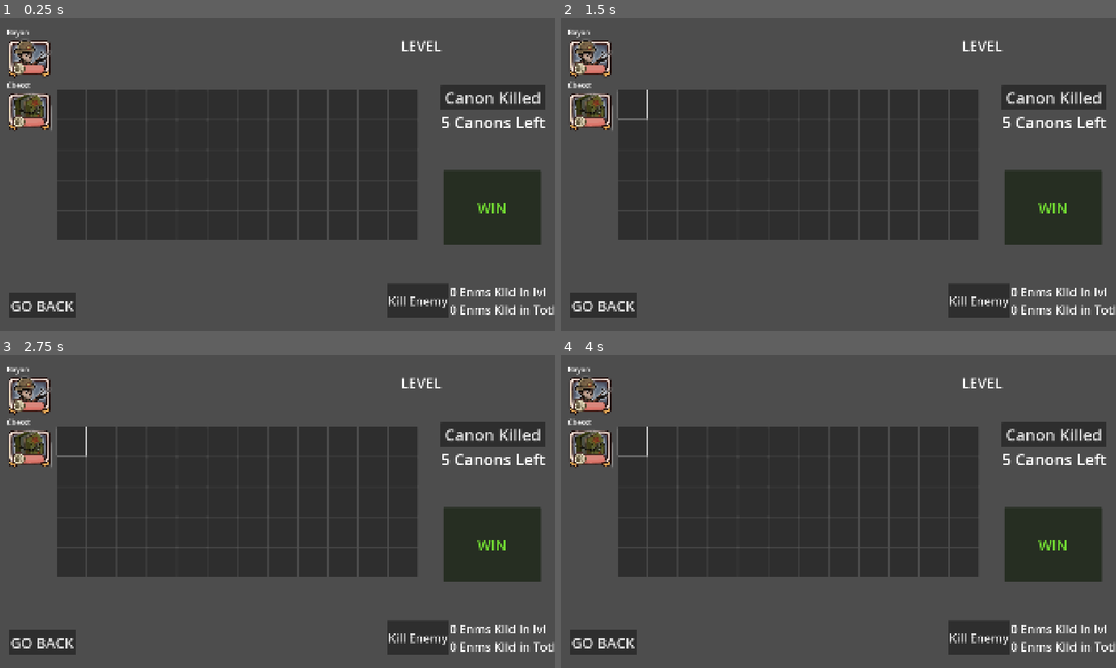
Above: before the commit, frames 1-4 (two rows, left to right).
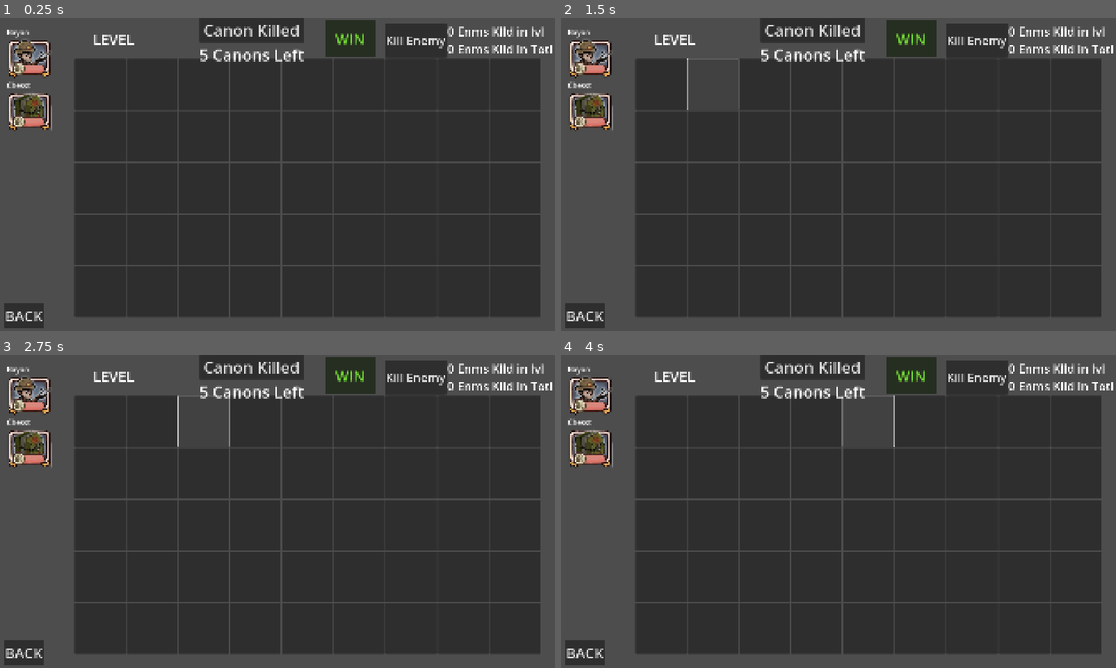
Above: after the commit, the same moments.

Repository: diablohumastudio/NvC-Data-Systems
Game: Godot game, scene res://screens/game/game.tscn
Two runs of this game, one before a commit and one after it. Both use one fixed random seed, a clock stepped at 60 frames per second and the inputs below. This scene is started directly instead of the project's main scene. The engine's default icon, where the game draws it, is replaced by a stand-in: a white triangle on a blue panel in a dark square.
Inputs (mouse positions are in pixels of both pictures, inside the frame that each line leads up to; where the layout moved, square brackets give the same spot in the first picture):
- Up to frame 1 (0.25 s): no input
- Up to frame 2 (1.5 s): click (660, 83) [633, 105] at 0.5 s; click (710, 83) at 1.27 s
- Up to frame 3 (2.75 s): click (205, 420) at 2.02 s
- Up to frame 4 (4 s): click (816, 420) at 2.77 s; click (866, 420) at 3.52 s

The runs differ from the first frame. In frame 1, 41% of the frame differs, in the area x 0-100%, y 0-100%; in frame 2, 40%; in frame 3, 40%; in frame 4, 40%.

Commit message:
placing enemies logic inside cell instead of game

Diff:
--- a/screens/game/game.gd
+++ b/screens/game/game.gd
@@ -3,23 +3,10 @@
 var level: Level : set = _set_level
 var enemies_killed: int = 0
 var canons_alive: int = GC.TOTAL_NUMBER_OF_CANONS
-var selected_ally: Ally
 
 func _set_level(new_value: Level) -> void:
 	level = new_value
 	%LevelNamePresenter.text = level.level_name
-
-func _input(event: InputEvent) -> void:
-	if !selected_ally or !(event is InputEventMouseButton) or event.is_pressed(): return
-	var new_ally_scene_container: ScAllyContainer = load("res://game_characters_scenes/allies/sc_ally_container.tscn").instantiate()
-	var mouse_click_position: Vector2
-	if event is InputEventMouseButton:
-		mouse_click_position = event.position
-	new_ally_scene_container.position = mouse_click_position
-	new_ally_scene_container.ally = selected_ally
-	new_ally_scene_container.level = selected_ally.base_level
-	add_child(new_ally_scene_container)
-	selected_ally = null
 
 func _ready() -> void:
 	_update_kill_enemy_tot_label()
@@ -28,7 +15,7 @@
 	(%AlliesSelector as AlliesSelector).ally_selected.connect(_on_allies_selector_ally_selected)
 
 func _on_allies_selector_ally_selected(ally: Ally):
-	selected_ally = ally
+	%TerrainGrid.ally_to_place = ally
 
 func _update_kill_enemy_tot_label():
 	%KillEnemyTotalLbl.text = str(UDS.get_property(UDS.PROPERTIES.ENEMIES_KILLED)) + " Enms Klld in Totl"
--- a/screens/game/game.tscn
+++ b/screens/game/game.tscn
@@ -16,10 +16,10 @@
 [node name="LevelNamePresenter" type="Label" parent="."]
 unique_name_in_owner = true
 layout_mode = 0
-offset_left = 1386.0
-offset_top = 58.0
-offset_right = 1527.0
-offset_bottom = 127.0
+offset_left = 325.0
+offset_top = 36.0
+offset_right = 466.0
+offset_bottom = 105.0
 theme_override_font_sizes/font_size = 50
 text = "LEVEL"
 
@@ -34,19 +34,21 @@
 [node name="TerrainGrid" parent="." instance=ExtResource("3_yflor")]
 unique_name_in_owner = true
 layout_mode = 0
-offset_left = 201.0
-offset_top = 248.0
-offset_right = 1445.0
-offset_bottom = 764.0
-columms = 12
+offset_left = 261.0
+offset_top = 140.0
+offset_right = 1868.0
+offset_bottom = 1031.0
+columms = 9
 rows = 5
+cell_width_px = 175
+cell_heigth_px = 175
 
 [node name="CanonHUD" type="VBoxContainer" parent="."]
 layout_mode = 0
-offset_left = 1525.0
-offset_top = 231.0
-offset_right = 1884.0
-offset_bottom = 395.0
+offset_left = 692.0
+offset_top = -2.0
+offset_right = 1051.0
+offset_bottom = 162.0
 
 [node name="CanonKilledBtn" type="Button" parent="CanonHUD"]
 layout_mode = 2
@@ -62,19 +64,19 @@
 [node name="WinBtn" type="Button" parent="."]
 modulate = Color(0.517647, 1, 0.227451, 1)
 layout_mode = 0
-offset_left = 1533.0
-offset_top = 525.0
-offset_right = 1871.0
-offset_bottom = 781.0
+offset_left = 1126.0
+offset_top = 6.0
+offset_right = 1298.0
+offset_bottom = 133.0
 theme_override_font_sizes/font_size = 50
 text = "WIN"
 
 [node name="KilledEnemiesHUD" type="HBoxContainer" parent="."]
 layout_mode = 0
-offset_left = 1340.0
-offset_top = 916.0
-offset_right = 2083.0
-offset_bottom = 1072.0
+offset_left = 1332.0
+offset_top = 17.0
+offset_right = 2075.0
+offset_bottom = 173.0
 scale = Vector2(0.75, 0.75)
 
 [node name="KillEnemyBtn" type="Button" parent="KilledEnemiesHUD"]
@@ -99,12 +101,12 @@
 
 [node name="GoBackBtn" type="Button" parent="."]
 layout_mode = 0
-offset_left = 36.0
-offset_top = 948.0
-offset_right = 263.0
-offset_bottom = 1034.0
+offset_left = 17.0
+offset_top = 983.0
+offset_right = 155.0
+offset_bottom = 1069.0
 theme_override_font_sizes/font_size = 50
-text = "GO BACK"
+text = "BACK"
 
 [connection signal="pressed" from="CanonHUD/CanonKilledBtn" to="." method="_on_canon_killed_btn_pressed"]
 [connection signal="pressed" from="WinBtn" to="." method="_on_win_btn_pressed"]
--- a/screens/game/terrain_grid/cell/cell.gd
+++ b/screens/game/terrain_grid/cell/cell.gd
@@ -1 +1,11 @@
 class_name Cell extends Button
+
+var ally: Ally
+const SC_ALLY_CONTAINER_PKSC: PackedScene = preload("uid://bhw8iapb537a1")
+
+func _on_pressed() -> void:
+	if !ally: return
+	var new_ally_scene_container: ScAllyContainer = SC_ALLY_CONTAINER_PKSC.instantiate()
+	new_ally_scene_container.ally = ally
+	new_ally_scene_container.level = ally.base_level
+	add_child(new_ally_scene_container)
--- a/screens/game/terrain_grid/cell/cell.tscn
+++ b/screens/game/terrain_grid/cell/cell.tscn
@@ -5,3 +5,5 @@
 [node name="Cell" type="Button"]
 custom_minimum_size = Vector2(192, 180)
 script = ExtResource("1_xlwsx")
+
+[connection signal="pressed" from="." to="." method="_on_pressed"]
--- a/screens/game/terrain_grid/terrain_grid.gd
+++ b/screens/game/terrain_grid/terrain_grid.gd
@@ -7,26 +7,33 @@
 @export var cell_width_px: int : set = _set_cell_width_px
 @export var cell_heigth_px: int : set = _set_cell_heigth_px
 
-var cell_pksc: PackedScene = load("res://screens/game/terrain_grid/cell/cell.tscn")
+const CELL_PKSC: PackedScene = preload("res://screens/game/terrain_grid/cell/cell.tscn")
+
+var ally_to_place: Ally : set = _set_ally_to_place
+
+func _set_ally_to_place(new_value: Ally):
+	ally_to_place = new_value
+	for cell in %CellsContainer.get_children():
+		cell.ally = ally_to_place
 
 func _set_columns(new_value: int):
 	columms = new_value
-	if Engine.is_editor_hint():
+	if Engine.is_editor_hint() and is_inside_tree():
 		_set_visuals()
 
 func _set_rows(new_value: int):
 	rows = new_value
-	if Engine.is_editor_hint():
+	if Engine.is_editor_hint() and is_inside_tree():
 		_set_visuals()
 
 func _set_cell_width_px(new_value: int):
 	cell_width_px = new_value
-	if Engine.is_editor_hint():
+	if Engine.is_editor_hint() and is_inside_tree():
 		_set_visuals()
 
 func _set_cell_heigth_px(new_value: int):
 	cell_heigth_px = new_value
-	if Engine.is_editor_hint():
+	if Engine.is_editor_hint() and is_inside_tree():
 		_set_visuals()
 
 func _set_visuals():
@@ -35,10 +42,11 @@
 	for child in %CellsContainer.get_children():
 		child.queue_free()
 	for ii in cells_number:
-		var new_cell: Cell = cell_pksc.instantiate()
+		var new_cell: Cell = CELL_PKSC.instantiate()
 		new_cell.custom_minimum_size = Vector2(cell_width_px, cell_heigth_px)
 		new_cell.size =  Vector2(cell_width_px, cell_heigth_px)
 		%CellsContainer.add_child(new_cell)
 
 func _ready() -> void:
+	if !is_inside_tree(): return
 	_set_visuals()
--- a/screens/game/terrain_grid/terrain_grid.tscn
+++ b/screens/game/terrain_grid/terrain_grid.tscn
@@ -8,7 +8,7 @@
 offset_right = 156.0
 offset_bottom = 198.0
 script = ExtResource("1_ppx26")
-columms = 3
+columms = 4
 rows = 3
 cell_width_px = 100
 cell_heigth_px = 100
@@ -16,4 +16,17 @@
 [node name="CellsContainer" type="GridContainer" parent="."]
 unique_name_in_owner = true
 layout_mode = 2
-columns = 3
+columns = 4
+
+[connection signal="pressed" from="CellsContainer/Cell" to="CellsContainer/Cell" method="_on_pressed"]
+[connection signal="pressed" from="CellsContainer/@Button@23345" to="CellsContainer/@Button@23345" method="_on_pressed"]
+[connection signal="pressed" from="CellsContainer/@Button@23346" to="CellsContainer/@Button@23346" method="_on_pressed"]
+[connection signal="pressed" from="CellsContainer/@Button@23347" to="CellsContainer/@Button@23347" method="_on_pressed"]
+[connection signal="pressed" from="CellsContainer/@Button@23348" to="CellsContainer/@Button@23348" method="_on_pressed"]
+[connection signal="pressed" from="CellsContainer/@Button@23349" to="CellsContainer/@Button@23349" method="_on_pressed"]
+[connection signal="pressed" from="CellsContainer/@Button@23350" to="CellsContainer/@Button@23350" method="_on_pressed"]
+[connection signal="pressed" from="CellsContainer/@Button@23351" to="CellsContainer/@Button@23351" method="_on_pressed"]
+[connection signal="pressed" from="CellsContainer/@Button@23352" to="CellsContainer/@Button@23352" method="_on_pressed"]
+[connection signal="pressed" from="CellsContainer/@Button@23353" to="CellsContainer/@Button@23353" method="_on_pressed"]
+[connection signal="pressed" from="CellsContainer/@Button@23354" to="CellsContainer/@Button@23354" method="_on_pressed"]
+[connection signal="pressed" from="CellsContainer/@Button@23355" to="CellsContainer/@Button@23355" method="_on_pressed"]
